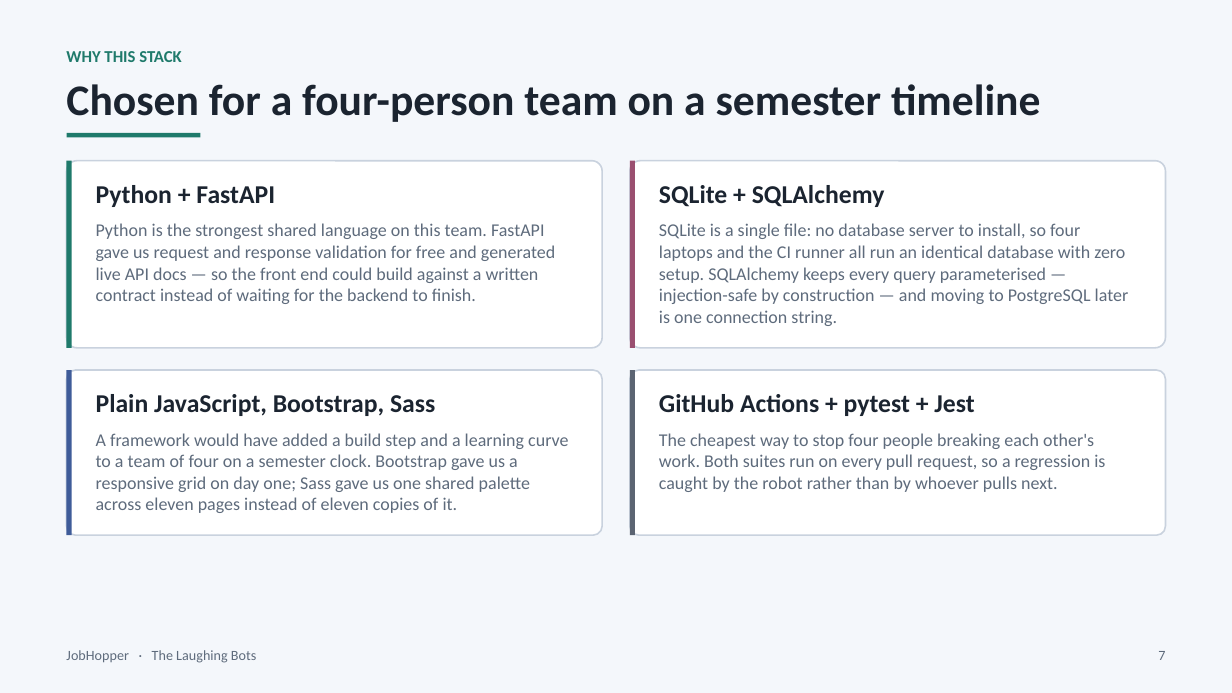
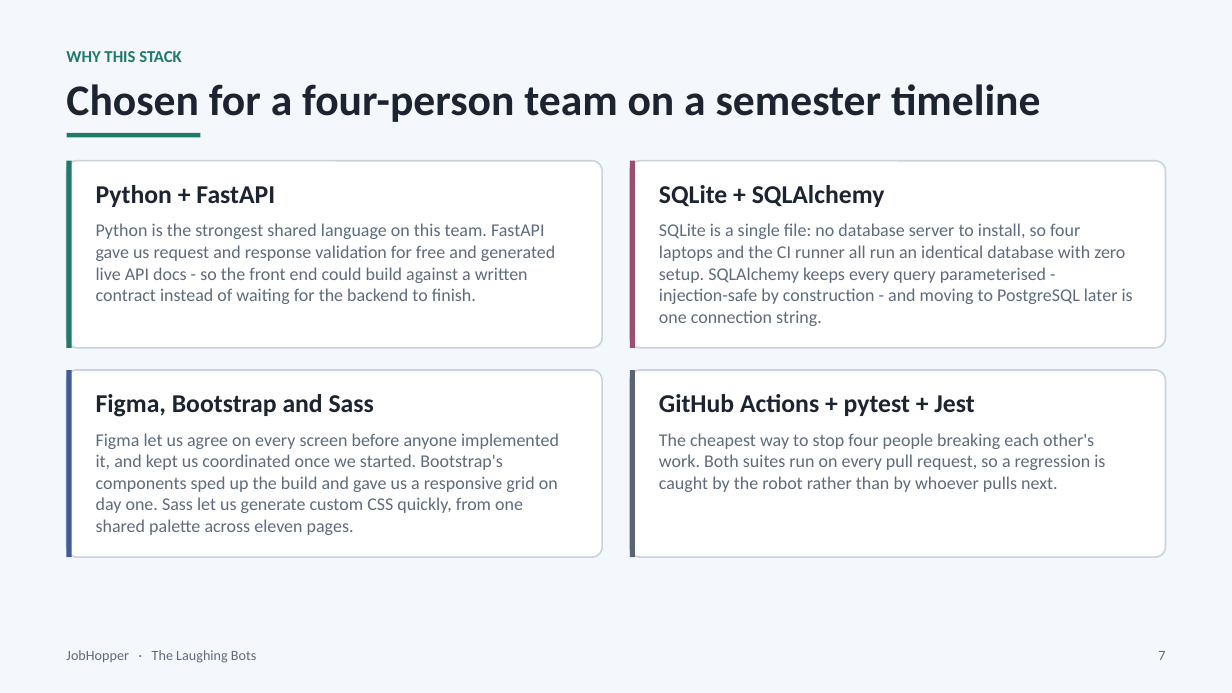
Before and after one commit to erhewlett/Laughing-Bots, a slide deck: slide 7 of presentation/JobHopper_Final_Presentation.pptx. Drawn at 1232x693 pixels with LibreOffice and Linux fonts; fonts in the diff are those of the drawing. Boxes give left, top, right and bottom in pixels: in the first picture for what was removed or moved away, otherwise in the second. Text is boxed around its words. In the diff, an @@ line names an element or a change of style, - is before the commit and + after.

```diff
--- a/presentation/JobHopper_Final_Presentation.pptx
+++ b/presentation/JobHopper_Final_Presentation.pptx
@@ text at [96, 267, 528, 283]: text changed @@
-live API docs — so the front end could build against a written
+live API docs - so the front end could build against a written
@@ text at [659, 267, 1133, 326]: text changed @@
-setup. SQLAlchemy keeps every query parameterised —
-injection-safe by construction — and moving to PostgreSQL later
-is one connection string.
+setup. SQLAlchemy keeps every query parameterised -
+injection-safe by construction - and moving to PostgreSQL later is
+one connection string.
@@ rounded rectangle: place and size @@
-rounded rectangle at [67, 370, 603, 535]
+rounded rectangle at [67, 370, 603, 556]
@@ rectangle: place and size @@
-rectangle at [67, 370, 72, 535]
+rectangle at [67, 370, 72, 556]
@@ rounded rectangle: place and size @@
-rounded rectangle at [630, 370, 1166, 535]
+rounded rectangle at [630, 370, 1166, 556]
@@ rectangle: place and size @@
-rectangle at [630, 370, 636, 535]
+rectangle at [630, 370, 636, 556]
@@ text at [96, 394, 374, 417]: text changed @@
-Plain JavaScript, Bootstrap, Sass
+Figma, Bootstrap and Sass
@@ text at [96, 433, 559, 535]: text changed @@
-A framework would have added a build step and a learning curve
-to a team of four on a semester clock. Bootstrap gave us a
-responsive grid on day one; Sass gave us one shared palette
-across eleven pages instead of eleven copies of it.
+Figma let us agree on every screen before anyone implemented
+it, and kept us coordinated once we started. Bootstrap's
+components sped up the build and gave us a responsive grid on
+day one. Sass let us generate custom CSS quickly, from one
+shared palette across eleven pages.
```
Also in this commit, not shown: 3 other slides changed, 2 slides added, 2 slides removed, 5 other files.
